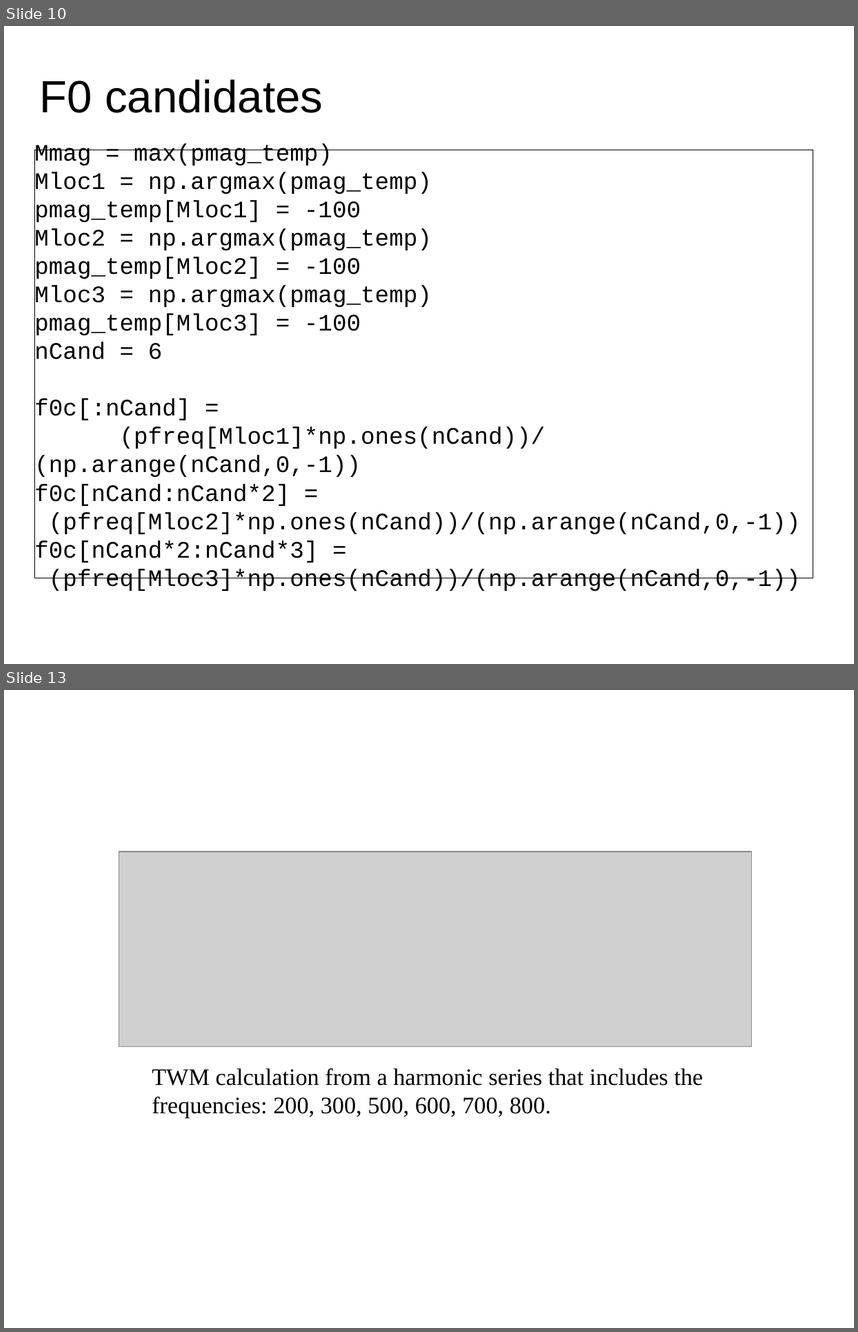
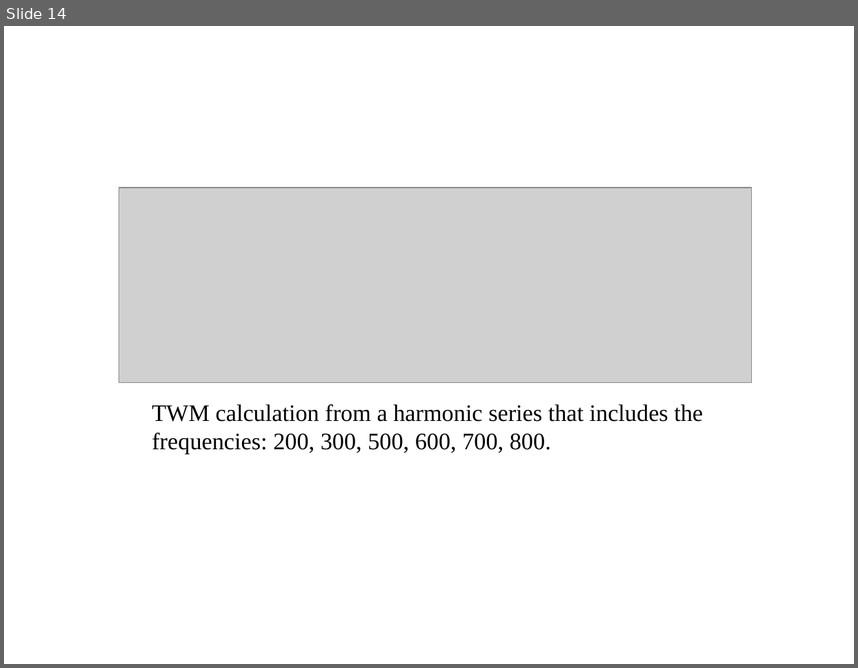
Before and after one commit to MTG/sms-tools, a slide deck: lectures/6-Harmonic-model/F0-detection.odp. Shown one above the other, each under a label of ours: slides 10 and 13 before the commit, slide 14 after it; the slides between them are not shown. The pictures are 858x1332 and 858x668 pixels, drawn with LibreOffice and Linux fonts; fonts in the diff are those of the drawing; grey boxes stand for pictures. Boxes give left, top, right and bottom in pixels: in the first picture for what was removed or moved away, otherwise in the second. Text is boxed around its words. In the diff, an @@ line names an element or a change of style, - is before the commit and + after.

```diff
--- a/lectures/6-Harmonic-model/F0-detection.odp
+++ b/lectures/6-Harmonic-model/F0-detection.odp
@@ slide 10 removed at bbox=[4, 26, 854, 664], background #FFFFFF @@
@@ title removed at bbox=[40, 79, 323, 113] @@
-F0 candidates
@@ rectangle removed at bbox=[34, 150, 813, 578] @@
-Mmag = max(pmag_temp)
-Mloc1 = np.argmax(pmag_temp)
-pmag_temp[Mloc1] = -100
-Mloc2 = np.argmax(pmag_temp)
-pmag_temp[Mloc2] = -100
-Mloc3 = np.argmax(pmag_temp)
-pmag_temp[Mloc3] = -100
-nCand = 6
-f0c[:nCand] =
-(pfreq[Mloc1]*np.ones(nCand))/(np.arange(nCand,0,-1))
-f0c[nCand:nCand*2] =
-(pfreq[Mloc2]*np.ones(nCand))/(np.arange(nCand,0,-1))
-f0c[nCand*2:nCand*3] =
-(pfreq[Mloc3]*np.ones(nCand))/(np.arange(nCand,0,-1))
@@ what was slide 13 is now slide 14 @@
```
Also in this commit, not shown: 7 slides changed, 6 slides added, 3 other slides removed, 29 other files.
